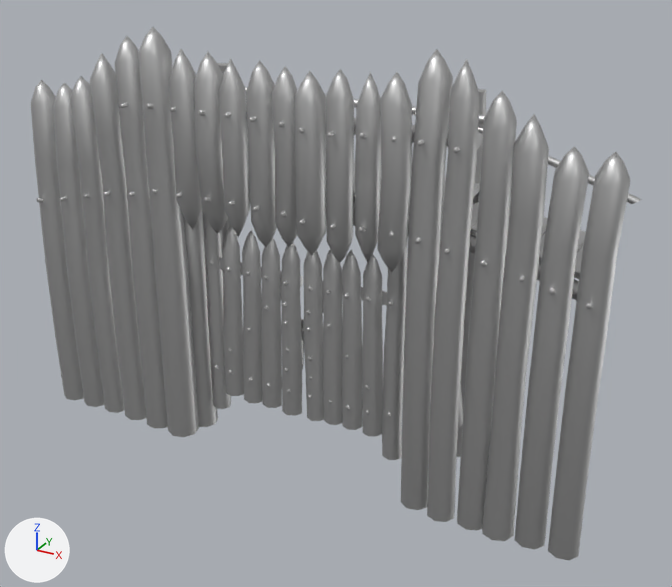
One commit to the FBX model Content/Buildings/Meshes/PallisadeWalkGate01.fbx: the scene before it, then after it.
Both versions are drawn from a 50 mm camera at (9.47, -9.0, 6.52) aimed at (4.19, 0.59, 1.72). Arrows for +X, +Y and +Z are at lower left; the lights stay in place. Where no turn or scale is listed for an object, it has been applied to the vertices.

In view in the first picture: 'Palisade_RP_Gate'.
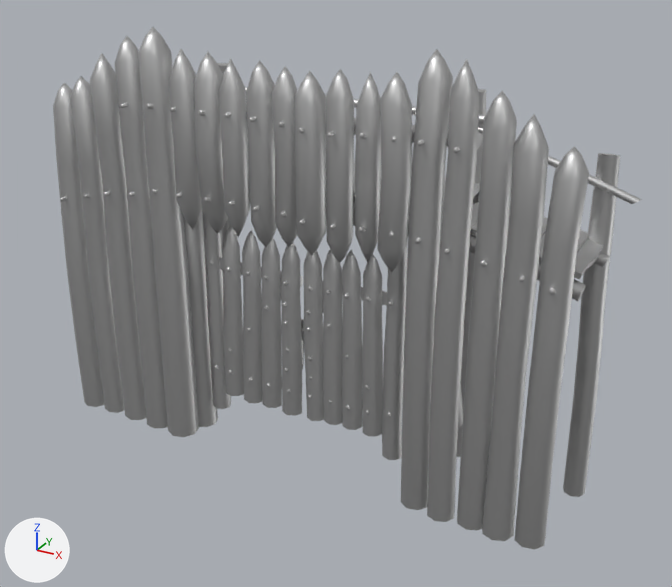
Location of each change, [x1, y1, x2, y2] in pixels of the pictures (672 x 587 px):
'Palisade_RP_Gate', reshaped: before [31, 27, 642, 560]; after [53, 27, 642, 549]
part 1 of me_mesh_001, deleted: before [31, 79, 84, 400]
part 2 of me_mesh_001, cut back: before [594, 152, 630, 186]; after [586, 153, 620, 253]

The change, as a diff of the scene's bpy script:
```diff
--- a/Content/Buildings/Meshes/PallisadeWalkGate01.fbx.py
+++ b/Content/Buildings/Meshes/PallisadeWalkGate01.fbx.py
@@ me_mesh_001 @@
 # used by ob_palisade_rp_gate; location = (0.0, 0.0, 0.0)
-me_mesh_001.from_pydata(...)  # 5071 vertices, 7536 faces; spans x -0.19..7.76, y -0.3..1.47, z -0.62..4.98
+me_mesh_001.from_pydata(...)  # 4957 vertices, 7338 faces; spans x 0.02..7.69, y -0.3..1.47, z -0.67..4.98
+# me_mesh_001 part 1: the loose piece of 57 vertices spanning x -0.19..0.2, y -0.2..0.24, z -0.62..4.15 is deleted
+# me_mesh_001 part 2
+# 9 vertices are removed from x 7.49..7.67, y -0.02..0.15, z 4.05..4.15
+# 24 faces are deleted
+# 3 vertices in x 7.14..7.34, y 1.42, z 2.69..2.76 move by (0.0, 0.05, 0.0)
+# 49 vertices move from x 7.15..7.76, y -0.2..1.42, z -0.62..3.87 to x 7.12..7.47, y 1.12..1.47, z -0.67..3.81
+# 6 new faces join them
 me_mesh_001.materials.append(mat_woodenatlas)
```
